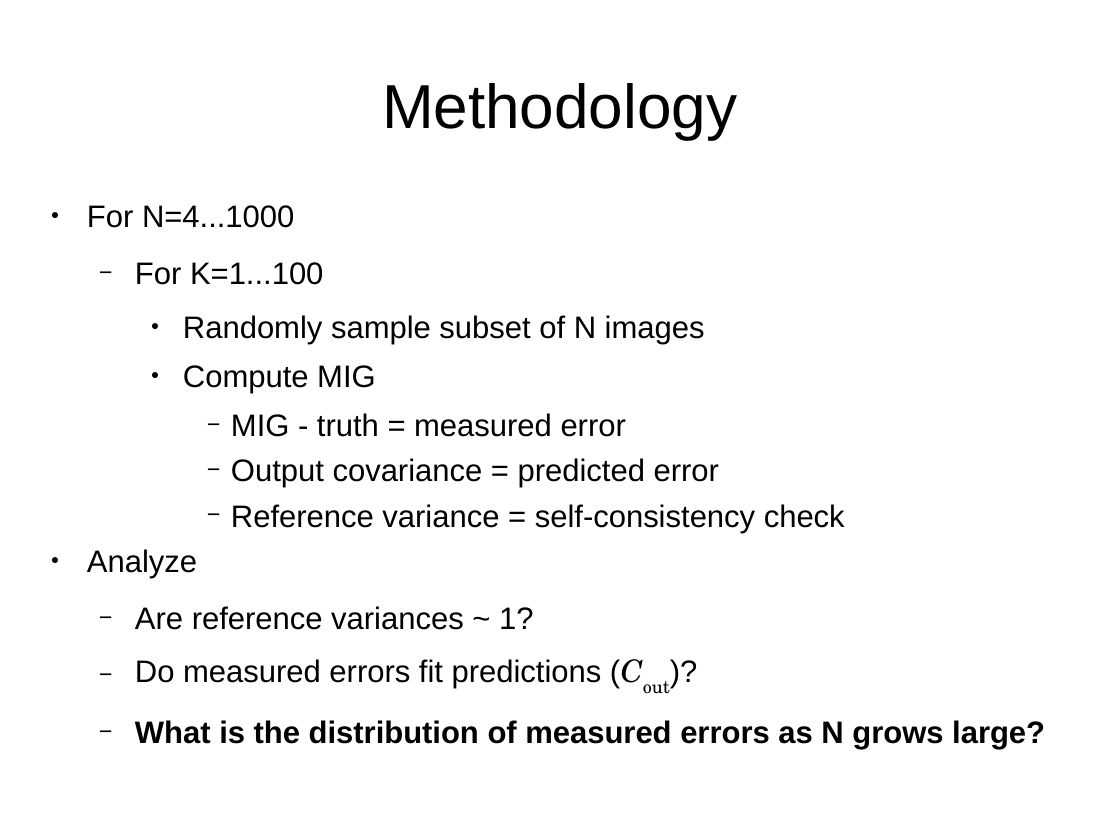
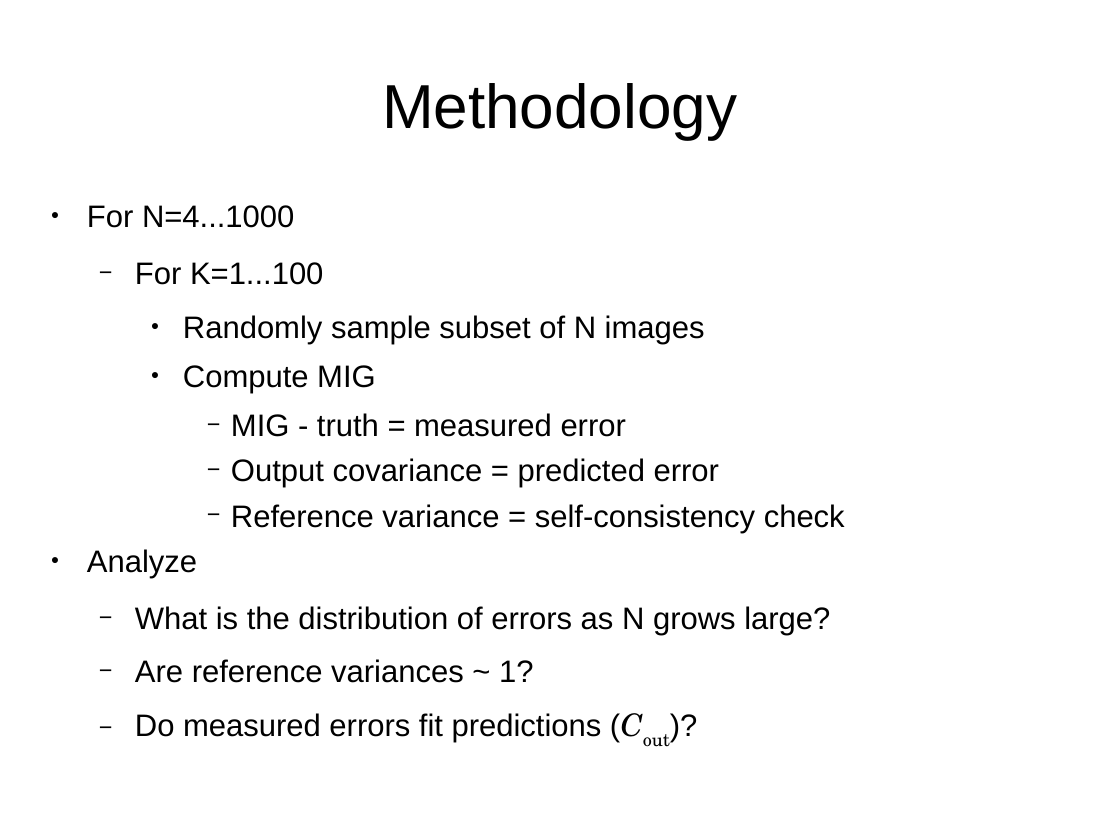
Before and after one commit to sethmerickel/Multi-Image-Geopositioning, a slide deck: slide 46 of papers/fresno2017.odp (slide 47 before the commit). Drawn at 1120x840 pixels with LibreOffice and Linux fonts; fonts in the diff are those of the drawing. Boxes give left, top, right and bottom in pixels: in the first picture for what was removed or moved away, otherwise in the second. Text is boxed around its words. In the diff, an @@ line names an element or a change of style, - is before the commit and + after.

```diff
--- a/papers/fresno2017.odp
+++ b/papers/fresno2017.odp
@@ text at [135,606,830,635]: paragraph added @@
+  − What is the distribution of errors as N grows large?
@@ text at [135,720,1045,750]: paragraph removed @@
-  − What is the distribution of measured errors as N grows large?
```
Also in this commit, not shown: 15 other slides changed, 1 slide added, 1 slide removed, 1 other file.
